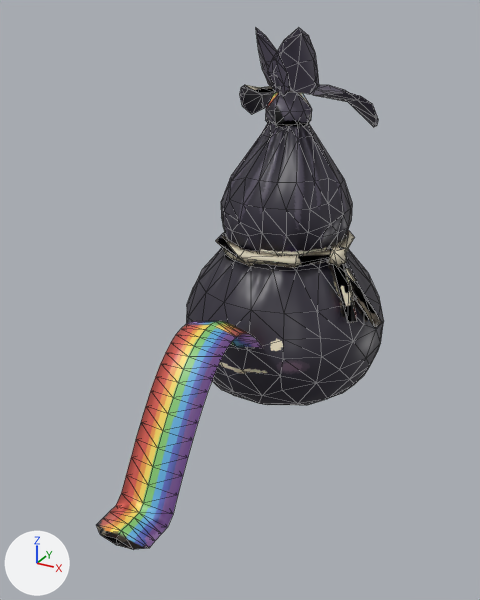
Renders of the glTF model public/models/lowpix/figures/teruteru/niji.glb from each side of a commit.
Rendered twice from a 50 mm camera at (31.8, -69.4, 43.8) aimed at (1.0, -13.4, 15.8). Arrows for +X, +Y and +Z are at lower left; the lights stay in place. The picture after the commit comes second. Mesh edges are drawn as thin lines. Where no turn or scale is listed for an object, it has been applied to the vertices. Vertices at exactly the same position are counted once.

Names of what the first picture shows: 'body', 'c_bl.001', 'c_br.001', 'c_fl.001', 'c_fr.001', 'rainbow.001'.
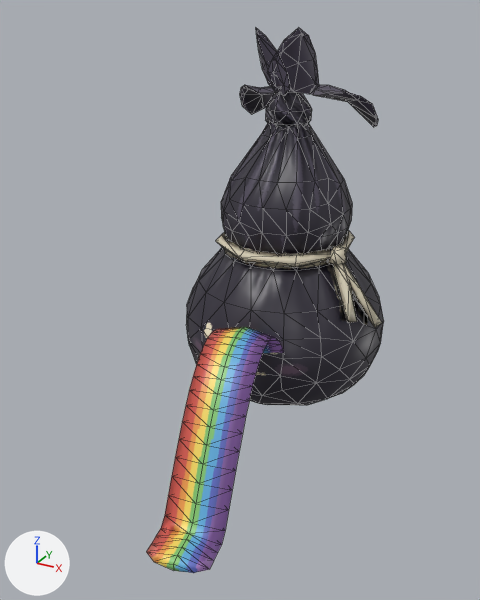
ob_rainbow is not drawn itself; it is the parent of ob_rainbow_001.

Pixel boxes (x1, y1, x2, y2) of what changed, in the pictures (480 x 600 px; the box of a moved part takes in the faces that stretch with it):
'rainbow.001', reshaped, moved, rescaled (18% narrower, 7% taller): before (96, 321, 263, 550); after (147, 327, 284, 573)
part 1 of me_rainbow_001, moved or reshaped: before (96, 423, 198, 550); after (147, 434, 242, 573)
part 2 of me_rainbow_001, surface changed: before (103, 321, 263, 540); after (175, 327, 284, 569)
part 3 of me_body_001, surface changed: (216, 91, 384, 401) in both

The edits, one by one:
me_rainbow_001 is used by ob_rainbow_001; parent ob_rainbow; location (0.0, -9.62, 0.471); scale (12.7, 12.7, 12.7).
me_rainbow_001 had 108 vertices, 212 faces and spanned x -0.24..0.24, y -1.0..1.0, z -0.58..0.58.
me_rainbow_001 now has 108 vertices, 212 faces and spans x -0.39..0.39, y -1.0..1.0, z -0.57..0.57.
me_rainbow_001 part 1: 108 of 108 vertices moved; they spanned x -0.24..0.24, y -1.0..1.0, z -0.58..0.58 and now span x -0.39..0.39, y -1.0..1.0, z -0.57..0.57; mean shift (0.01, 0.01, 0.0).
me_rainbow_001 part 2: 164 kept faces spanning x -0.39..0.39, y -0.98..1.0, z -0.57..0.57 get new texture (UV) coordinates.
me_body_001 has 340 vertices, 660 faces and spans x -12.8..12.8, y -12.2..12.5, z -17.8..17.8.
me_body_001 is used by ob_body; location (0.5, -0.2, 17.8).
me_body_001 part 3: texture (UV) coordinates of 453 of 660 faces, centred in x -12.7..11.8, y -11.8..11.3, z -17.8..17.8, changed; they spanned u 0.0..0.69, v 0.0..0.66 and now span u 0.0..0.69, v 0.0..0.66.
Object 'rainbow' (ob_rainbow) moves from (0.0, -12.2, 6.9) to (2.0, -12.2, 6.9).
Object 'rainbow.001' (ob_rainbow_001) moves from (0.0, -9.62, 0.471) to (2.0, -9.772, 0.471).
Object 'rainbow.001' (ob_rainbow_001) is rescaled from (12.7, 12.7, 12.7) to (12.8, 12.8, 12.8).
